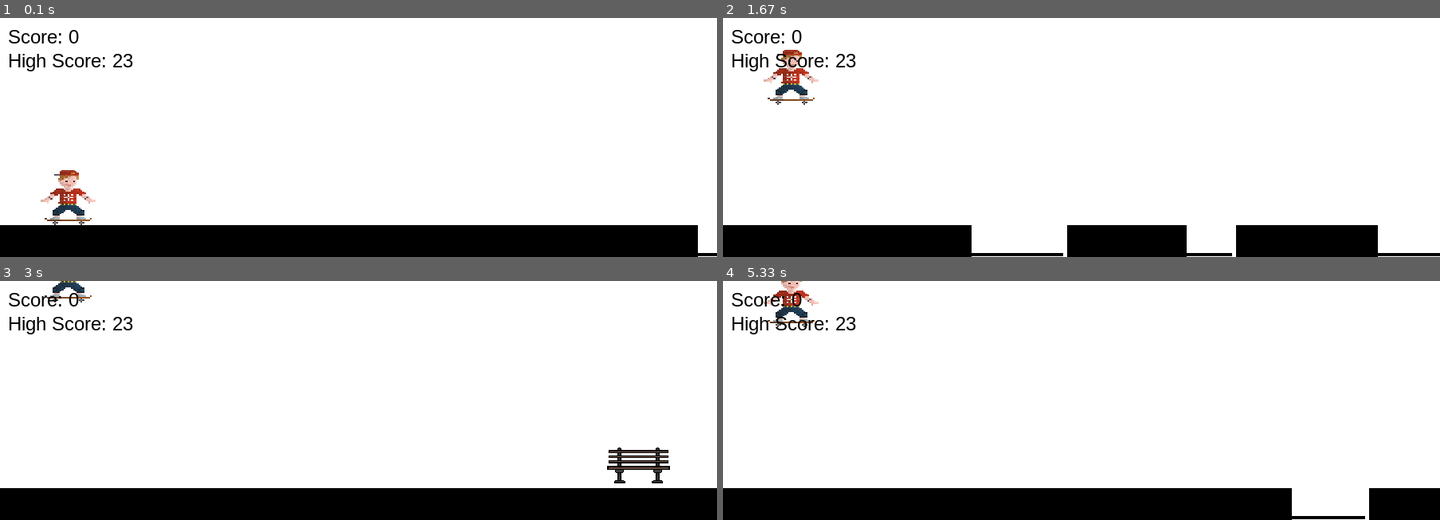
Above: before the commit, frames 1-4 (two rows, left to right).
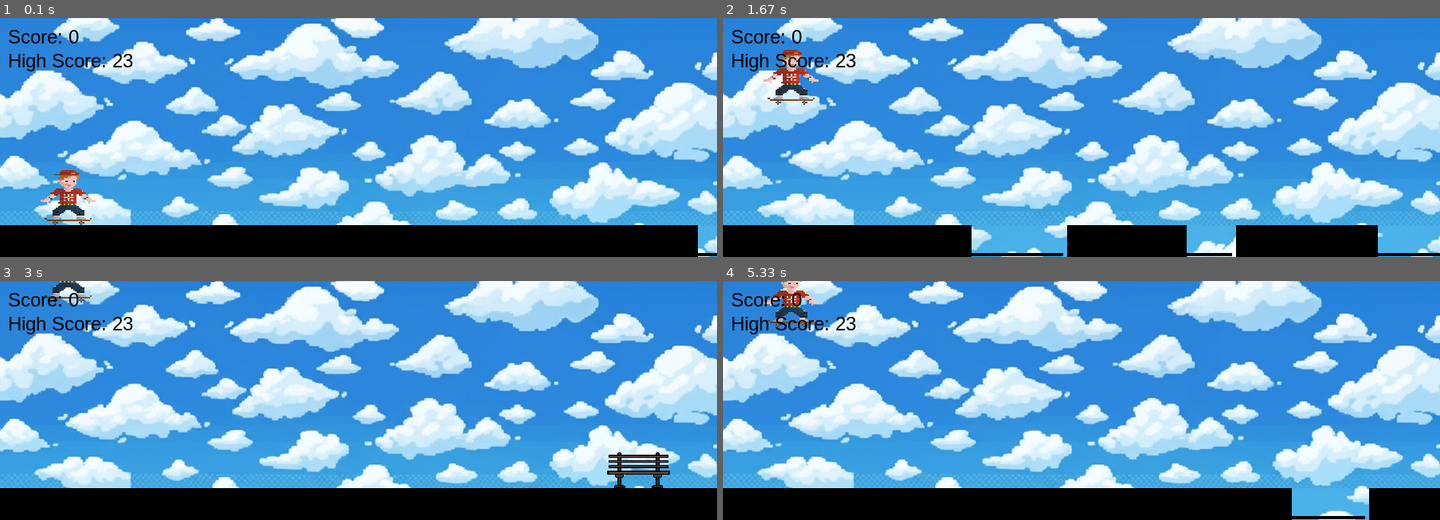
Above: after the commit, the same moments.

Repository: TheAnswer16/pygame-computer-science
Game: pygame game, started from main_game.py
Two runs of this game, one before a commit and one after it. Both use one fixed random seed, a clock stepped at 60 frames per second and the inputs below.
Inputs:
- Up to frame 1 (0.1 s): no input
- Up to frame 2 (1.67 s): hold Up 0.33-0.8 s; hold Down 0.83-1.13 s; hold Up 1.17-1.53 s
- Up to frame 3 (3 s): hold Up 1.97-2.27 s; hold Down 2.3-2.6 s; hold Up from 2.63 s (still down)
- Up to frame 4 (5.33 s): release Up at 3 s; hold Down 3.03-3.4 s; hold Up 3.43-3.73 s; hold Up 4.1-4.47 s; hold Down 4.5-4.87 s; hold Up 4.9-5.2 s; hold Down from 5.23 s (still down)

The runs differ from the first frame. In frame 1, 77% of the frame differs, in the area x 0-100%, y 0-100%; in frame 2, 80%; in frame 3, 76%; in frame 4, 78%.

Commit message:
feat: add background image

Diff:
--- a/main_game.py
+++ b/main_game.py
@@ -17,6 +17,7 @@
 GROUND_Y = HEIGHT - 40
 
 # Imagens
+BACKGROUND_IMG = pygame.image.load("assets/sky.png").convert()
 SKATER_IMG = pygame.image.load("assets/skater_running.png").convert_alpha()
 BENCH_IMG = pygame.image.load("assets/bench.png").convert_alpha()
 
@@ -90,7 +91,7 @@
         self.image = pygame.transform.scale(BENCH_IMG, (90, 80))
         self.width = self.image.get_width()
         self.height = self.image.get_height()
-        self.rect = pygame.Rect(WIDTH, GROUND_Y - self.height + 12, self.width, self.height)
+        self.rect = pygame.Rect(WIDTH, GROUND_Y - self.height + 18, self.width, self.height)
 
     def update(self, speed):
         self.rect.x -= speed
@@ -174,7 +175,7 @@
         running = True
         while running:
             clock.tick(60)
-            SCREEN.fill(WHITE)
+            SCREEN.blit(BACKGROUND_IMG, (0, 0))
 
             for event in pygame.event.get():
                 if event.type == pygame.QUIT:
Binary file added: assets/sky.png
